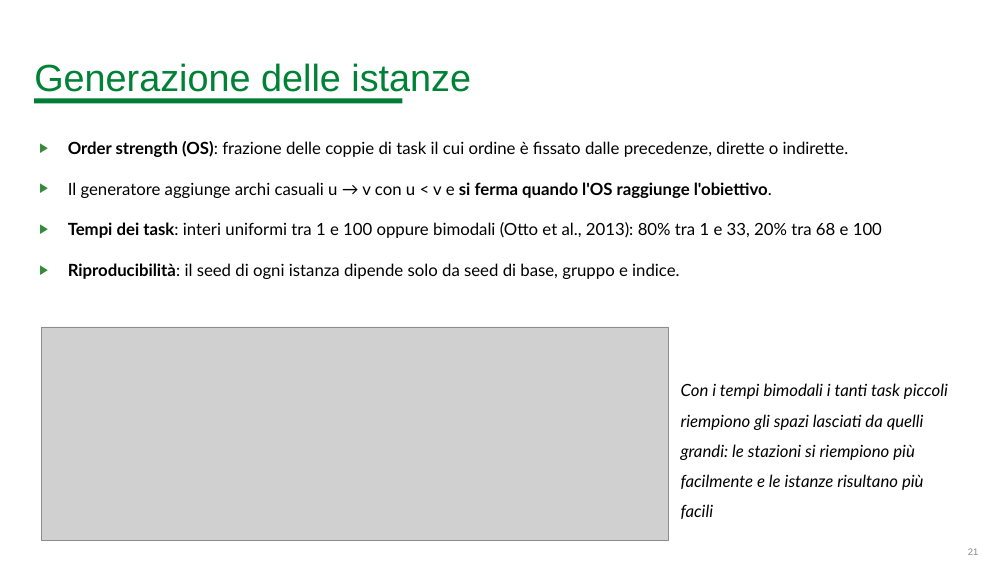
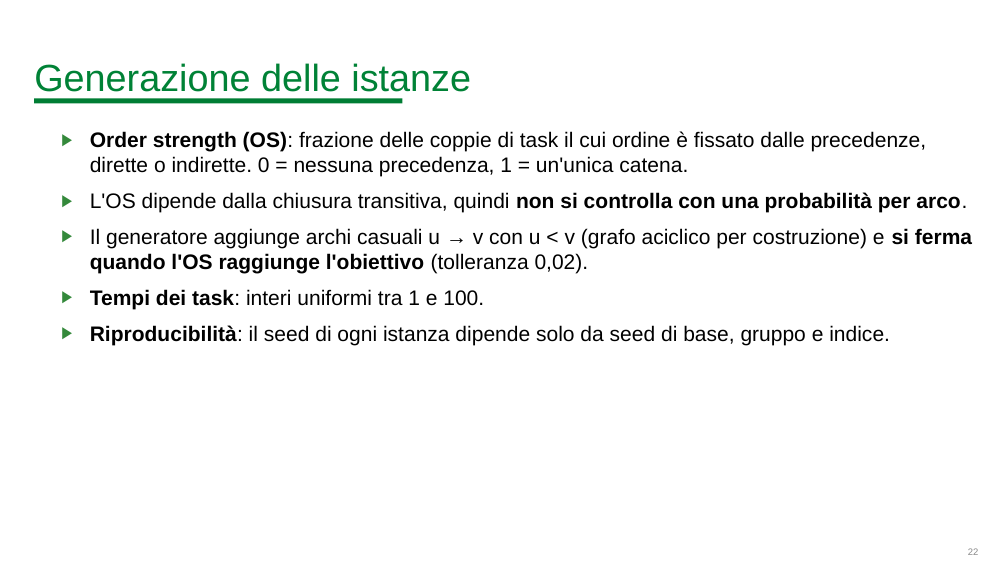
Before and after one commit to BitSquish/Assembly-Line-Balancing, a slide deck: slide 22 of slides/Assembly Line Balancing Problem.pptx (slide 21 before the commit). Drawn at 1008x567 pixels with LibreOffice and Linux fonts; fonts in the diff are those of the drawing; grey boxes stand for pictures; background and template pictures are left out. Boxes give left, top, right and bottom in pixels: in the first picture for what was removed or moved away, otherwise in the second. Text is boxed around its words. In the diff, an @@ line names an element or a change of style, - is before the commit and + after.

```diff
--- a/slides/Assembly Line Balancing Problem.pptx
+++ b/slides/Assembly Line Balancing Problem.pptx
@@ text "Order strength (OS): frazione delle ...": place and size @@
-text "Order strength (OS): frazione delle ..." at (68,141,882,279)
+text "Order strength (OS): frazione delle ..." at (90,131,972,345)
@@ text at (90,131,972,309): text changed; size 16 to 20 pt; font Lato to Arial @@
-▶ Order strength (OS): frazione delle coppie di task il cui ordine è fissato dalle precedenze, dirette o indirette.
-▶ Il generatore aggiunge archi casuali u → v con u < v e si ferma quando l'OS raggiunge l'obiettivo.
-▶ Tempi dei task: interi uniformi tra 1 e 100 oppure bimodali (Otto et al., 2013): 80% tra 1 e 33, 20% tra 68 e 100
+▶ Order strength (OS): frazione delle coppie di task il cui ordine è fissato dalle precedenze, dirette o indirette. 0 = nessuna precedenza, 1 = un'unica catena.
+▶ L'OS dipende dalla chiusura transitiva, quindi non si controlla con una probabilità per arco.
+▶ Il generatore aggiunge archi casuali u → v con u < v (grafo aciclico per costruzione) e si ferma quando l'OS raggiunge l'obiettivo (tolleranza 0,02).
+▶ Tempi dei task: interi uniformi tra 1 e 100.
@@ picture removed at (42,327,669,541) @@
@@ text at (90,325,890,345): size 16 to 20 pt, font Lato to Arial in "Riproducibilità: il seed di ogni istanza dipende ..."; line spacing 1.5 to 1 @@
@@ text removed at (681,383,948,490) @@
-Con i tempi bimodali i tanti task piccoli riempiono gli spazi lasciati da quelli grandi: le stazioni si riempiono più facilmente e le istanze risultano più facili
```
Also in this commit, not shown: 16 other slides changed, 7 slides added, 13 slides removed, 1 other file.
